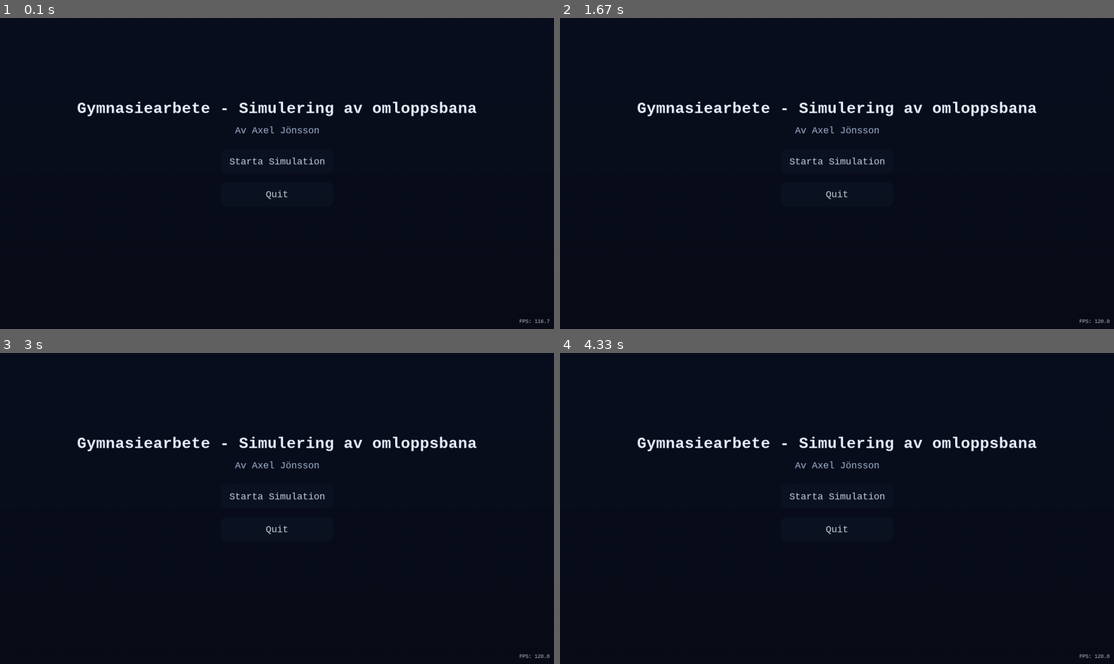
Above: before the commit, frames 1-4 (two rows, left to right).
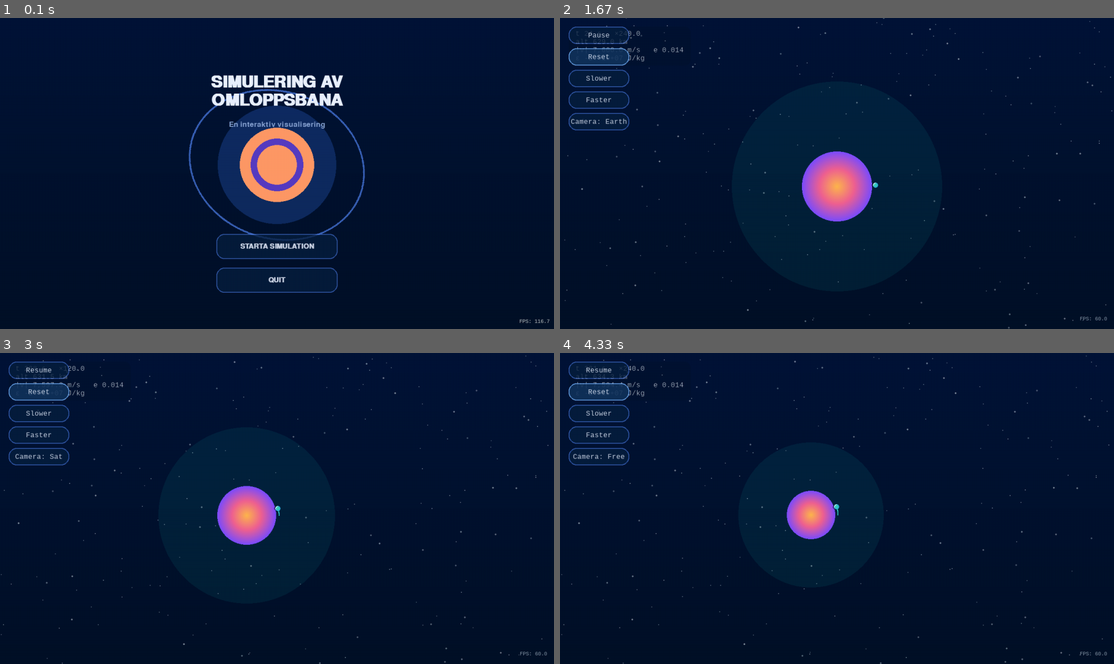
Above: after the commit, the same moments.

Repository: askel-dev/gymnasiearbete-omloppsbana
Game: pygame game, started from src/orbit_pygame.py
The game is run twice, just before and just after one commit, with the same random seed, the same clock (stepped at 60 frames per second) and the same inputs.
Inputs (mouse positions are in pixels of both pictures, inside the frame that each line leads up to):
- Up to frame 1 (0.1 s): no input
- Up to frame 2 (1.67 s): click (837, 245) at 0.38 s, where only the run after the commit has a clickable "STARTA SIMULATION"; hold Right 0.67-1.13 s; hold Up 1.17-1.47 s; tap Space at 1.23 s; click (598, 55) at 1.55 s, where only the run after the commit has a clickable "Reset"
- Up to frame 3 (3 s): hold Right 1.83-2.3 s; tap Space at 1.9, 2.2, 2.4, 2.7, 2.97 s; tap - at 1.98 s; hold Left 2.33-2.87 s; tap C at 2.48 s; hold Down from 2.9 s (still down)
- Up to frame 4 (4.33 s): release Down at 3.2 s; hold Left 3.23-3.63 s; tap Space at 3.3, 3.6, 3.73, 4.13 s; tap - at 3.38 s; hold Up 3.67-4.03 s; tap C at 3.82 s; hold Right from 4.07 s (still down)

The runs differ from the first frame. In frame 1, 15% of the frame differs, in the area x 0-100%, y 0-89%; in frame 2, 26%, in the area x 0-100%, y 0-100%; in frame 3, 20%; in frame 4, 15%.

Commit message:
Revamp main menu styling

Diff:
--- a/src/orbit_pygame.py
+++ b/src/orbit_pygame.py
@@ -219,6 +219,76 @@
         sy = int((base_y + offset_y) % HEIGHT)
         surface.blit(star_surface, (sx - radius, sy - radius))
 
+
+def load_menu_planet_image() -> pygame.Surface | None:
+    """Load the optional menu planet image if it has been provided."""
+
+    if os.path.exists(MENU_PLANET_IMAGE_PATH):
+        try:
+            return pygame.image.load(MENU_PLANET_IMAGE_PATH).convert_alpha()
+        except pygame.error:
+            # If the file exists but cannot be loaded, fall back to placeholder graphics.
+            return None
+    return None
+
+
+def draw_menu_planet(
+    surface: pygame.Surface,
+    center: tuple[int, int],
+    base_radius: int,
+    *,
+    planet_image: pygame.Surface | None = None,
+) -> None:
+    """Render the hero planet graphic for the main menu.
+
+    If an external image is supplied it will be rendered centered at ``center``.
+    Otherwise a placeholder planet and orbit will be drawn so the menu keeps its
+    composition until the asset is available.
+    """
+
+    orbit_surface = pygame.Surface((base_radius * 6, base_radius * 6), pygame.SRCALPHA)
+    ellipse_rect = orbit_surface.get_rect().inflate(-base_radius * 1.2, -base_radius * 2.0)
+    orbit_color = (*MENU_PLANET_ORBIT_COLOR, MENU_PLANET_ORBIT_ALPHA)
+    pygame.draw.ellipse(orbit_surface, orbit_color, ellipse_rect, width=4)
+    orbit_surface = pygame.transform.rotate(orbit_surface, -18)
+    orbit_rect = orbit_surface.get_rect(center=center)
+    surface.blit(orbit_surface, orbit_rect)
+
+    if planet_image is not None:
+        diameter = base_radius * 2
+        cache_key = (id(planet_image), diameter)
+        scaled_image = _MENU_PLANET_CACHE.get(cache_key)
+        if scaled_image is None:
+            scaled_image = pygame.transform.smoothscale(planet_image, (diameter, diameter))
+            _MENU_PLANET_CACHE[cache_key] = scaled_image
+        image_rect = scaled_image.get_rect(center=center)
+        surface.blit(scaled_image, image_rect)
+        return
+
+    placeholder_surface = pygame.Surface((base_radius * 4, base_radius * 4), pygame.SRCALPHA)
+    placeholder_rect = placeholder_surface.get_rect()
+    pygame.draw.circle(
+        placeholder_surface,
+        MENU_PLANET_GLOW_COLOR,
+        placeholder_rect.center,
+        int(base_radius * 1.6),
+    )
+    pygame.draw.circle(
+        placeholder_surface,
+        MENU_PLANET_PLACEHOLDER_CORE,
+        placeholder_rect.center,
+        base_radius,
+    )
+    pygame.draw.circle(
+        placeholder_surface,
+        MENU_PLANET_PLACEHOLDER_RING,
+        placeholder_rect.center,
+        int(base_radius * 0.72),
+        width=int(max(2, base_radius * 0.18)),
+    )
+    placeholder_rect = placeholder_surface.get_rect(center=center)
+    surface.blit(placeholder_surface, placeholder_rect)
+
 # =======================
 #   FYSIK & KONSTANTER
 # =======================
@@ -245,8 +315,8 @@
 # Dessa värden sätts om efter att displayen initierats, men behöver
 # startvärden för typkontroller och tooling.
 WIDTH, HEIGHT = 1000, 800
-BG_COLOR_TOP = (11, 16, 32)
-BG_COLOR_BOTTOM = (10, 14, 25)
+BG_COLOR_TOP = (0, 21, 56)
+BG_COLOR_BOTTOM = (0, 17, 40)
 PLANET_COLOR_CORE = (255, 183, 77)
 PLANET_COLOR_MID = (240, 98, 146)
 PLANET_COLOR_EDGE = (124, 77, 255)
@@ -267,12 +337,20 @@
 TRAIL_COLOR = (46, 209, 195)
 TRAIL_MAX_DURATION = 1.0
 VEL_COLOR = (46, 209, 195)
-BUTTON_COLOR = (16, 24, 38, int(255 * 0.6))
-BUTTON_HOVER_COLOR = (28, 44, 66, int(255 * 0.68))
+BUTTON_COLOR = (8, 32, 64, int(255 * 0.78))
+BUTTON_HOVER_COLOR = (18, 52, 94, int(255 * 0.88))
 BUTTON_TEXT_COLOR = (234, 241, 255)
-BUTTON_RADIUS = 12
+BUTTON_BORDER_COLOR = (88, 140, 255, int(255 * 0.55))
+BUTTON_HOVER_BORDER_COLOR = (118, 180, 255, int(255 * 0.8))
+BUTTON_RADIUS = 18
 MENU_TITLE_COLOR = (234, 241, 255)
 MENU_SUBTITLE_COLOR = (164, 182, 210)
+MENU_TAGLINE_COLOR = (136, 163, 210)
+MENU_PLANET_PLACEHOLDER_CORE = (255, 153, 102)
+MENU_PLANET_PLACEHOLDER_RING = (124, 77, 255, 180)
+MENU_PLANET_ORBIT_COLOR = (88, 140, 255)
+MENU_PLANET_ORBIT_ALPHA = int(255 * 0.65)
+MENU_PLANET_GLOW_COLOR = (34, 74, 156, int(255 * 0.45))
 LABEL_BACKGROUND_COLOR = (12, 18, 30, int(255 * 0.18))
 LABEL_MARKER_COLOR = (46, 209, 195)
 LABEL_TEXT_COLOR = (234, 241, 255)
@@ -281,6 +359,10 @@
 STARFIELD_PARALLAX = 0.12
 
 STARFIELD: list[dict[str, object]] = []
+MENU_PLANET_IMAGE_PATH = os.path.join(
+    os.path.dirname(__file__), "..", "assets", "menu_planet.png"
+)
+_MENU_PLANET_CACHE: dict[tuple[int, int], pygame.Surface] = {}
 
 def compute_pixels_per_meter(width: int, height: int) -> float:
     return 0.25 * (min(width, height) / (2.0 * np.linalg.norm(R0)))
@@ -399,11 +481,21 @@
             mouse_pos = pygame.mouse.get_pos()
         hovered = self.rect.collidepoint(mouse_pos)
         color = BUTTON_HOVER_COLOR if hovered else BUTTON_COLOR
+        border_color = (
+            BUTTON_HOVER_BORDER_COLOR if hovered else BUTTON_BORDER_COLOR
+        )
         button_surface = pygame.Surface(self.rect.size, pygame.SRCALPHA)
         pygame.draw.rect(
             button_surface,
             color,
             button_surface.get_rect(),
+            border_radius=BUTTON_RADIUS,
+        )
+        pygame.draw.rect(
+            button_surface,
+            border_color,
+            button_surface.get_rect(),
+            width=2,
             border_radius=BUTTON_RADIUS,
         )
         surface.blit(button_surface, self.rect.topleft)
@@ -462,10 +554,12 @@
 
     clock = pygame.time.Clock()
     font = pygame.font.SysFont("consolas", 18)
-    title_font = pygame.font.SysFont("consolas", 40, bold=True)
-    subtitle_font = pygame.font.SysFont("consolas", 24)
+    title_font = pygame.font.SysFont("montserrat", 56, bold=True)
+    tagline_font = pygame.font.SysFont("montserrat", 26)
+    subtitle_font = pygame.font.SysFont("montserrat", 24, bold=True)
 
     gradient_bg = create_vertical_gradient(WIDTH, HEIGHT, BG_COLOR_TOP, BG_COLOR_BOTTOM)
+    menu_planet_image = load_menu_planet_image()
     global STARFIELD
     if not STARFIELD:
         STARFIELD = generate_starfield(220)
@@ -602,16 +696,16 @@
         pygame.quit()
         sys.exit()
 
-    menu_button_width = 260
-    menu_button_height = 56
+    menu_button_width = 280
+    menu_button_height = 58
     menu_button_x = WIDTH // 2 - menu_button_width // 2
-    menu_button_y = HEIGHT // 2 - menu_button_height
+    menu_button_y = HEIGHT // 2 + 140
     menu_button_gap = 20
 
     menu_buttons = [
         Button(
             (menu_button_x, menu_button_y, menu_button_width, menu_button_height),
-            "Starta Simulation",
+            "STARTA SIMULATION",
             start_simulation,
         ),
         Button(
@@ -621,7 +715,7 @@
                 menu_button_width,
                 menu_button_height,
             ),
-            "Quit",
+            "QUIT",
             quit_app,
         ),
     ]
@@ -753,13 +847,29 @@
 
         if state == "menu":
             screen.blit(gradient_bg, (0, 0))
-            title_surf = title_font.render("Gymnasiearbete - Simulering av omloppsbana", True, MENU_TITLE_COLOR)
-            # Av Axel Jönsson
-            author_surf = subtitle_font.render("Av Axel Jönsson", True, MENU_SUBTITLE_COLOR)
-            title_rect = title_surf.get_rect(center=(WIDTH // 2, HEIGHT // 2 - 150))
-            author_rect = author_surf.get_rect(center=(WIDTH // 2, HEIGHT // 2 - 100))
-            screen.blit(title_surf, title_rect)
-            screen.blit(author_surf, author_rect)
+
+            menu_planet_center = (WIDTH // 2, HEIGHT // 2 - 20)
+            draw_menu_planet(
+                screen,
+                menu_planet_center,
+                int(HEIGHT * 0.12),
+                planet_image=menu_planet_image,
+            )
+
+            title_lines = ["SIMULERING AV", "OMLOPPSBANA"]
+            title_top = HEIGHT // 2 - 230
+            title_line_height = title_font.get_linesize()
+            for idx, text in enumerate(title_lines):
+                title_surf = title_font.render(text, True, MENU_TITLE_COLOR)
+                title_rect = title_surf.get_rect(midtop=(WIDTH // 2, title_top + idx * title_line_height))
+                screen.blit(title_surf, title_rect)
+
+            tagline_text = "En interaktiv visualisering"
+            tagline_surf = tagline_font.render(tagline_text, True, MENU_TAGLINE_COLOR)
+            tagline_rect = tagline_surf.get_rect(
+                midtop=(WIDTH // 2, title_top + len(title_lines) * title_line_height + 24)
+            )
+            screen.blit(tagline_surf, tagline_rect)
 
             menu_mouse_pos = pygame.mouse.get_pos()
             for btn in menu_buttons:
